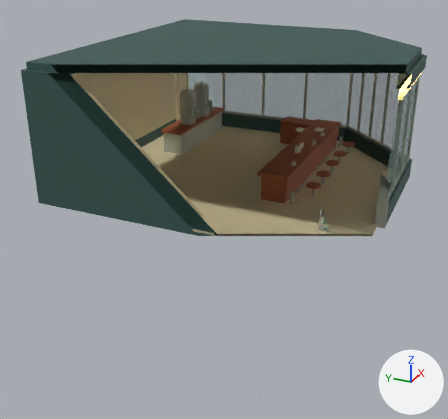
An edit to the Blender file ArtSource/MountainRoad/Cafe/Blender/MountainRoadCafe3D.blend, drawn before and after from the same camera.
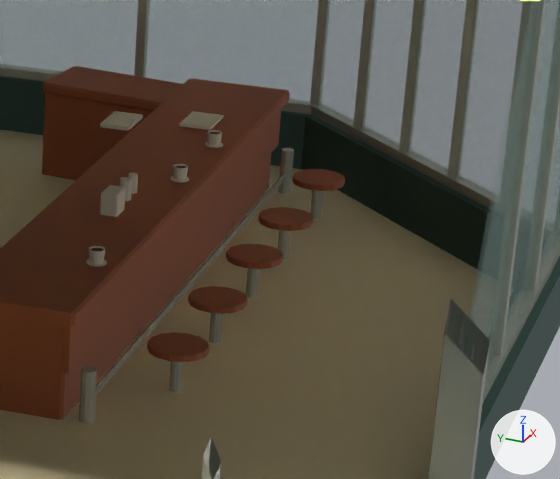
Old and new are each drawn whole from a camera (50 mm lens) standing at (-19.35, -7.09, 7.94) and looking at (-0.24, 1.51, -1.61) and again close up on the part from 60% to 91% of the width and 24% to 52% of the height. Every picture has the same lights, and +X, +Y and +Z are marked at lower right. The older version's two pictures come first. Everything nearer to the camera than a plane just in front of the edit is cut away.

Objects in the first close-up: 'Cafe_CounterApron', 'Cafe_CounterBase', 'Cafe_CounterTop', 'Cafe_DoorJambs', 'Cafe_Floor', 'Cafe_Glass_00', 'Cafe_Glass_04', 'Cafe_Glass_05', 'Cafe_Glass_08', 'Cafe_Glass_09', 'Cafe_GlazedPlinth', 'Cafe_Mullions', 'Cafe_StoolMetal', 'Cafe_StoolSeats', 'Cup_Lone_Ceramic', 'Cup_Lone_Liquid', 'Cup_Lone_Saucer' and 13 more.
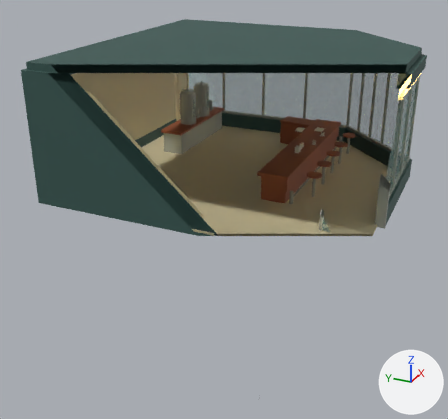
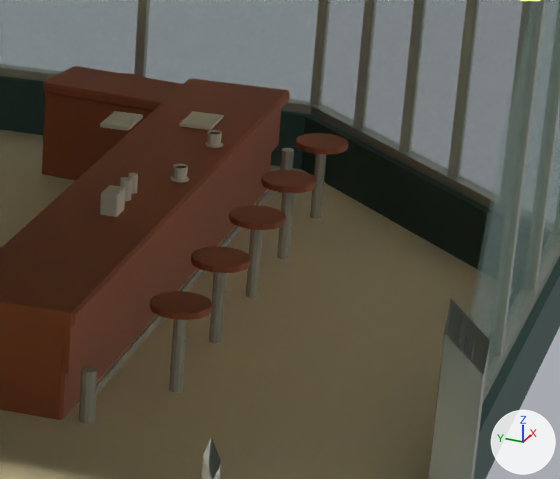
What the commit changed:
me_cafe_stoolmetal_mesh is used by ob_cafe_stoolmetal; parent ob_root_mountainroadcafe3d; location (0.0, 0.0, 0.0).
me_cafe_stoolmetal_mesh had 308 vertices, 182 faces and spanned x -1.67..4.33, y -2.35..0.27, z 0.0..0.43.
me_cafe_stoolmetal_mesh now has 308 vertices, 182 faces and spans x -1.67..4.33, y -2.35..0.27, z 0.0..0.78.
me_cafe_stoolmetal_mesh part 1: all 30 vertices in x -0.43..1.85, y -2.23..-2.13, z 0.43 are moved by (0.0, 0.0, 0.35).
me_cafe_stoolmetal_mesh part 2: all 10 vertices in x -1.55..-1.45, y -2.23..-2.13, z 0.43 are moved by (0.0, 0.0, 0.35).
me_cafe_stoolmetal_mesh part 3: all 10 vertices in x 2.95..3.05, y -2.23..-2.13, z 0.43 are moved by (0.0, 0.0, 0.35).
Other edits to the shape of me_cafe_stoolmetal_mesh do not show in these pictures.
me_cafe_stoolseats_mesh is used by ob_cafe_stoolseats; parent ob_root_mountainroadcafe3d; location (0.0, 0.0, 0.0).
me_cafe_stoolseats_mesh had 196 vertices, 112 faces and spanned x -1.74..4.4, y -2.41..0.33, z 0.41..0.47.
me_cafe_stoolseats_mesh now has 196 vertices, 112 faces and spans x -1.74..4.4, y -2.41..0.33, z 0.76..0.82.
me_cafe_stoolseats_mesh part 4: the whole mesh is moved by (0.0, 0.0, 0.35).
Object 'Cup_Lone_Ceramic' (ob_cup_lone_ceramic) is deleted.
Object 'Cup_Lone_Saucer' (ob_cup_lone_saucer) is deleted.
Object 'Cup_Lone_Liquid' (ob_cup_lone_liquid) is deleted.

Pixel boxes [x1, y1, x2, y2] of what changed, in the close-ups (560 x 479 px; the box of a moved part takes in the faces that stretch with it):
'Cafe_StoolSeats', moved: before [147, 169, 345, 362]; after [121, 73, 349, 320]
'Cafe_StoolMetal', reshaped (18% taller): before [169, 190, 323, 392]; after [169, 154, 326, 392]
'Cup_Lone_Ceramic', deleted: before [89, 246, 106, 264]
'Cup_Lone_Saucer', deleted: before [86, 259, 107, 267]
'Cup_Lone_Liquid', deleted: before [90, 248, 104, 251]
part 1 of me_cafe_stoolmetal_mesh, moved or reshaped: before [209, 230, 290, 343]; after [209, 193, 294, 343]
part 2 of me_cafe_stoolmetal_mesh, moved or reshaped: before [169, 361, 184, 392]; after [169, 319, 186, 392]
part 3 of me_cafe_stoolmetal_mesh, moved or reshaped: before [310, 190, 323, 219]; after [310, 154, 326, 219]
